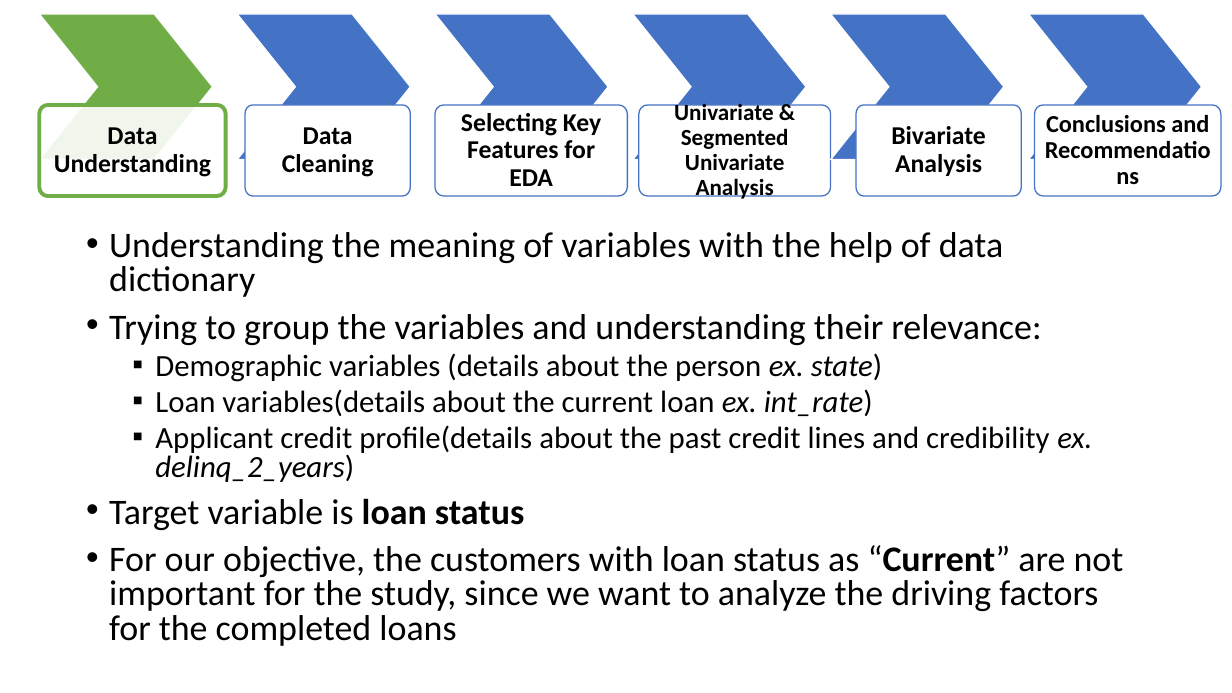
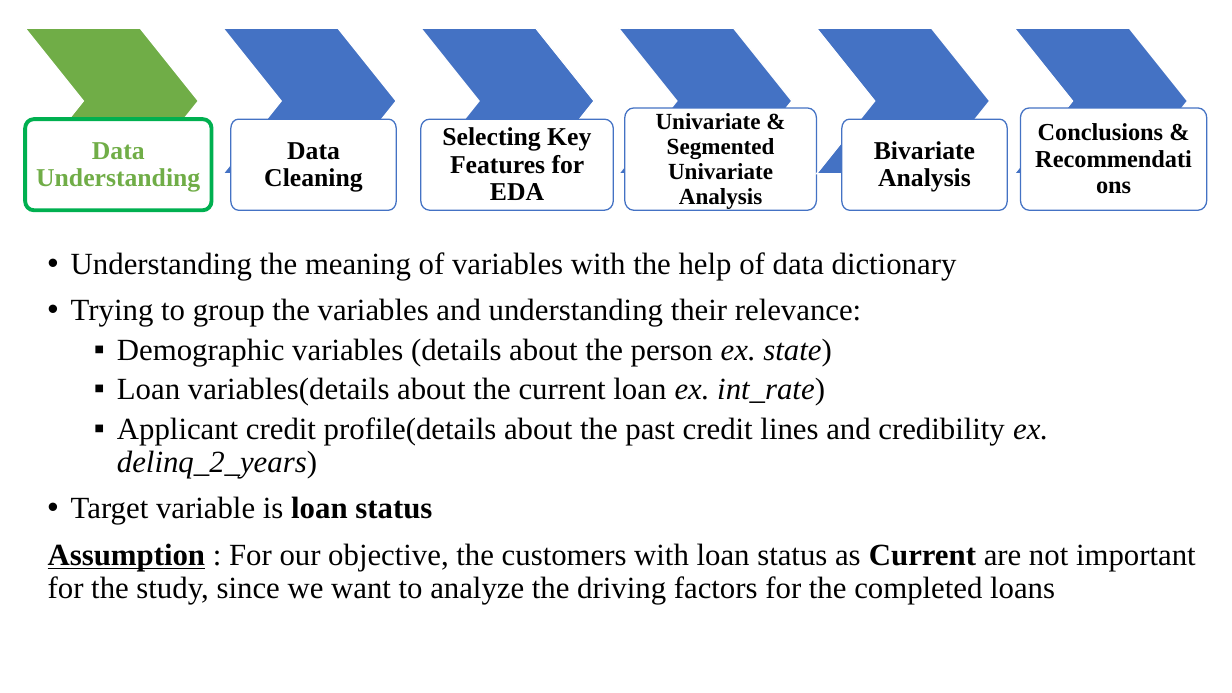
Before and after one commit to karthickchetti/LendingClubCaseStudy, a slide deck: slide 3 of LC_EDA.pptx. Drawn at 1232x693 pixels with LibreOffice and Linux fonts; fonts in the diff are those of the drawing. Boxes give left, top, right and bottom in pixels: in the first picture for what was removed or moved away, otherwise in the second. Text is boxed around its words. In the diff, an @@ line names an element or a change of style, - is before the commit and + after.

```diff
--- a/LC_EDA.pptx
+++ b/LC_EDA.pptx
@@ 6 chevrons, 4 freeform shapes: place and size @@
-6 chevrons, 4 freeform shapes at box(40, 14, 1202, 196)
+6 chevrons, 4 freeform shapes at box(25, 29, 1188, 210)
@@ freeform shape "Data Understanding" at box(25, 119, 212, 210): font Calibri to Times New Roman, text colour #000000 to #70AD47; outline #70AD47 3 pt to #00B050 3 pt @@
@@ font Calibri to Times New Roman in 4 elements at box(231, 119, 396, 210), box(842, 119, 1007, 210), box(421, 119, 613, 210), box(625, 108, 817, 211) @@
@@ freeform shape "Univariate & Segmented Univariate Analysis": place and size @@
-freeform shape "Univariate & Segmented Univariate Analysis" at box(639, 105, 831, 196)
+freeform shape "Univariate & Segmented Univariate Analysis" at box(625, 108, 817, 211)
@@ freeform shape "Conclusions & Recommendations": place and size @@
-freeform shape "Conclusions & Recommendations" at box(1035, 105, 1222, 196)
+freeform shape "Conclusions & Recommendations" at box(1020, 108, 1207, 211)
@@ text in freeform shape at box(1038, 123, 1164, 141): text changed; font Calibri to Times New Roman @@
-Conclusions and Recommendations
+Conclusions & Recommendations
@@ text "Understanding the meaning of variables ...": place and size @@
-text "Understanding the meaning of variables ..." at box(109, 232, 1124, 646)
+text "Understanding the meaning of variables ..." at box(48, 252, 1196, 604)
@@ text at box(71, 252, 1048, 524): size 28 to 24 pt in "Understanding the meaning of variables with the ...", "Trying to group the variables and understanding ...", "Target variable is loan status"; font Calibri to Times New Roman in "Understanding the meaning of variables with the ...", "Trying to group the variables and understanding ...", "Demographic variables (details about the person ex. ...", "Loan variables(details about the current loan ex. ..." and 2 more places; line spacing 0.8 to 0.9 @@
@@ text at box(48, 543, 1196, 604): text changed; size 28 to 24 pt; font Calibri to Times New Roman @@
-• For our objective, the customers with loan status as “Current” are not important for the study, since we want to analyze the driving factors for the completed loans
+Assumption : For our objective, the customers with loan status as Current are not important for the study, since we want to analyze the driving factors for the completed loans
```
Also in this commit, not shown: 2 other slides changed, 3 slides added, 1 slide removed, 1 other file.
